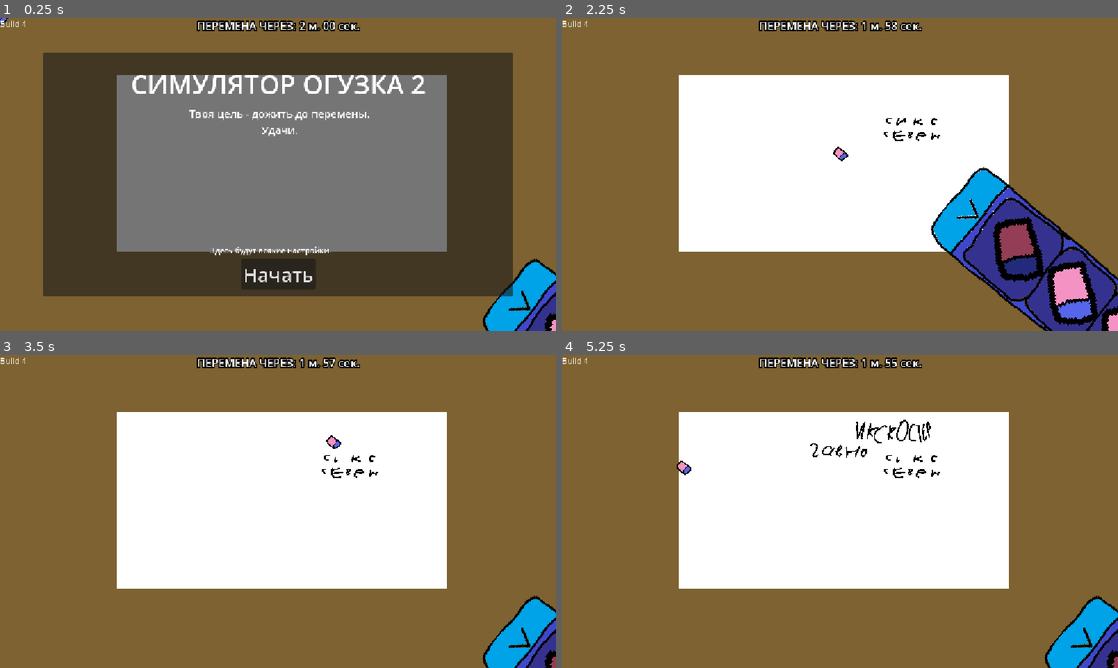
Above: before the commit, frames 1-4 (two rows, left to right).
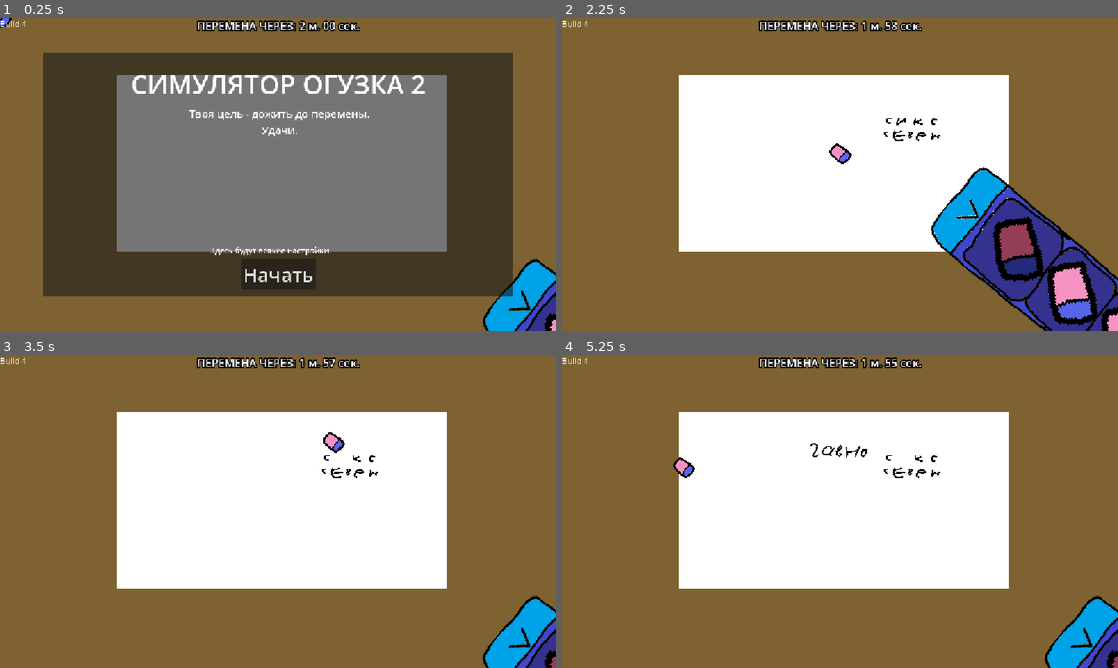
Above: after the commit, the same moments.

Repository: AmongRyzh/maxter-s-jam-2026
Game: Godot game, scene res://gameplay.tscn
Same seed, same stepped clock (60 frames per second), same inputs: the game is played once before the commit and once after it. The engine's default icon, where the game draws it, is replaced by a stand-in: a white triangle on a blue panel in a dark square.
Inputs (mouse positions are in pixels of both pictures, inside the frame that each line leads up to):
- Up to frame 1 (0.25 s): no input
- Up to frame 2 (2.25 s): click "Начать" at 0.5 s; move the mouse to (1079, 299) at 1.27 s; click (1079, 299) at 1.42 s; move the mouse to (984, 227) at 2.02 s; click (984, 227) at 2.17 s
- Up to frame 3 (3.5 s): move the mouse to (333, 442) at 2.77 s; click (333, 442) at 2.92 s
- Up to frame 4 (5.25 s): tap Enter at 3.5, 5 s; move the mouse to (812, 574) at 3.52 s; click (812, 574) at 3.67 s; tap Space at 4.25 s; move the mouse to (1006, 558) at 4.27 s; click (1006, 558) at 4.42 s; move the mouse to (673, 464) at 5.02 s; click (673, 464) at 5.17 s

The runs differ from the first frame. In frame 1, less than 0.1% of the frame differs, in the area x 0-3%, y 0-4%; in frame 2, 0.1%; in frame 3, 0.1%; in frame 4, 0.4%, in the area x 20-67%, y 20-40%.

Commit message:
баланс

Diff:
--- a/dangers/paper_ball/paper_ball.gd
+++ b/dangers/paper_ball/paper_ball.gd
@@ -14,6 +14,8 @@
 
 var eraser : Eraser
 
+@export var time_multiplier : float = 6.0
+
 ### Called when the node enters the scene tree for the first time.
 #func _ready():
 	#body_entered.connect(_on_body_entered)
@@ -21,7 +23,7 @@
 	##launch_projectile(global_position, Vector2(1, 1), 400, 45)
 
 func _process(delta):
-	time += delta
+	time += delta * time_multiplier
 
 	if is_launch:
 		z_axis = initial_speed * sin(deg_to_rad(throw_angle_degrees)) * time - 0.5 * get_gravity().y * pow(time, 2)
--- a/dangers/paper_ball/paper_ball.tscn
+++ b/dangers/paper_ball/paper_ball.tscn
@@ -5,22 +5,22 @@
 [ext_resource type="Texture2D" uid="uid://dclgstmi4mv7i" path="res://dangers/danger_shadow.png" id="2_ufjfl"]
 
 [sub_resource type="CapsuleShape2D" id="CapsuleShape2D_6ggbv"]
-radius = 15.0
-height = 62.0
+radius = 19.0
+height = 88.0
 
 [sub_resource type="CapsuleShape2D" id="CapsuleShape2D_s7qe7"]
-radius = 9.0
-height = 62.0
+radius = 14.0
+height = 76.0
 
 [node name="PaperBall" type="CharacterBody2D" unique_id=1344712094]
 script = ExtResource("1_s7qe7")
+time_multiplier = 1.5
 
 [node name="Shadow" type="Sprite2D" parent="." unique_id=1683475606]
 position = Vector2(0, 32)
 texture = ExtResource("2_ufjfl")
 
 [node name="Projectile" type="Sprite2D" parent="." unique_id=321822552]
-show_behind_parent = true
 texture = ExtResource("2_s7qe7")
 
 [node name="CollisionShape2D" type="CollisionShape2D" parent="." unique_id=350462484]
@@ -30,7 +30,7 @@
 disabled = true
 
 [node name="CollisionShape2D2" type="CollisionShape2D" parent="." unique_id=938490977]
-position = Vector2(0, 25)
+position = Vector2(0, 31)
 rotation = -1.5707964
 shape = SubResource("CapsuleShape2D_s7qe7")
 disabled = true
--- a/eraser/eraser.tscn
+++ b/eraser/eraser.tscn
@@ -6,14 +6,14 @@
 [sub_resource type="CompressedTexture2D" id="CompressedTexture2D_njsjv"]
 
 [sub_resource type="RectangleShape2D" id="RectangleShape2D_jwyhn"]
-size = Vector2(32, 32)
+size = Vector2(48, 48)
 
 [node name="Eraser" type="CharacterBody2D" unique_id=1277307090]
 show_behind_parent = true
 collision_mask = 3
 script = ExtResource("1_jwyhn")
 speed = 14.0
-durability_decrease_rate = 4.0
+durability_decrease_rate = 3.5
 
 [node name="Sprite2D" type="Sprite2D" parent="." unique_id=935766602]
 visible = false
--- a/final_painter_image.tscn
+++ b/final_painter_image.tscn
@@ -3,12 +3,12 @@
 [ext_resource type="Script" uid="uid://bjgg4hau4g8qm" path="res://painter_image.gd" id="1_xpipo"]
 
 [sub_resource type="PlaceholderTexture2D" id="PlaceholderTexture2D_nwk8b"]
-size = Vector2(1052, 548)
+size = Vector2(952, 548)
 
 [node name="FinalPainterImage" type="Sprite2D" unique_id=1620588755]
-position = Vector2(576, 324)
+position = Vector2(537, 324)
 texture = SubResource("PlaceholderTexture2D_nwk8b")
 script = ExtResource("1_xpipo")
 generate_img_on_ready = true
-img_size = Vector2i(1052, 548)
+img_size = Vector2i(952, 548)
 erase_color = Color(1, 1, 1, 0)
--- a/gameplay.gd
+++ b/gameplay.gd
@@ -112,7 +112,7 @@
 
 	final_painter_image_timer.timeout.connect(func():
 		var img = final_painter_image.instantiate()
-		img.global_position = Vector2(get_viewport().get_visible_rect().size.x / 2, get_viewport().get_visible_rect().size.y / 2)
+		img.global_position = Vector2(537.0, get_viewport().get_visible_rect().size.y / 2)
 		painter_image_container.add_child(img)
 		)
 
--- a/gameplay.tscn
+++ b/gameplay.tscn
@@ -26,7 +26,7 @@
 script = ExtResource("1_xuee5")
 painter_image_container = NodePath("PainterImages")
 bad_texts_dir = "res://bad_texts"
-eraser_size = 12
+eraser_size = 22
 eraser_prefab = ExtResource("5_cbffv")
 start_game_panel = NodePath("CanvasLayer/StartGamePanel")
 game_finish_timer = NodePath("Timers/GameFinishTimer")
@@ -118,7 +118,7 @@
 autostart = true
 
 [node name="BadTextSpawnTimer" type="Timer" parent="Timers" unique_id=1770689058]
-wait_time = 1.65
+wait_time = 1.6999999999999997
 script = ExtResource("8_0m7cd")
 random_range = 0.2
 pick_random_wait_time_again_on_restart = true
@@ -129,7 +129,7 @@
 autostart = true
 
 [node name="MonsterSpawnTimer" type="Timer" parent="Timers" unique_id=289492501]
-wait_time = 10.0
+wait_time = 9.0
 script = ExtResource("8_0m7cd")
 random_range = 3.0
 pick_random_wait_time_again_on_restart = true
--- a/monster/monster.tscn
+++ b/monster/monster.tscn
@@ -10,7 +10,7 @@
 [node name="Monster" type="AnimatableBody2D" unique_id=1435944760 groups=["monster"]]
 collision_layer = 2
 script = ExtResource("1_okp8s")
-speed = 475.0
+speed = 450.0
 min_opaque_pixel_count = 130
 
 [node name="CollisionShape2D" type="CollisionShape2D" parent="." unique_id=140659944]
@@ -25,5 +25,5 @@
 erase_color = Color(1, 1, 1, 0)
 
 [node name="CooldownTimer" type="Timer" parent="." unique_id=1794914289]
-wait_time = 0.325
+wait_time = 0.35
 one_shot = true
Binary file changed: dangers/danger_shadow.png
Binary file changed: dangers/paper_ball/paper_ball.png
Binary file changed: eraser/eraser.png
